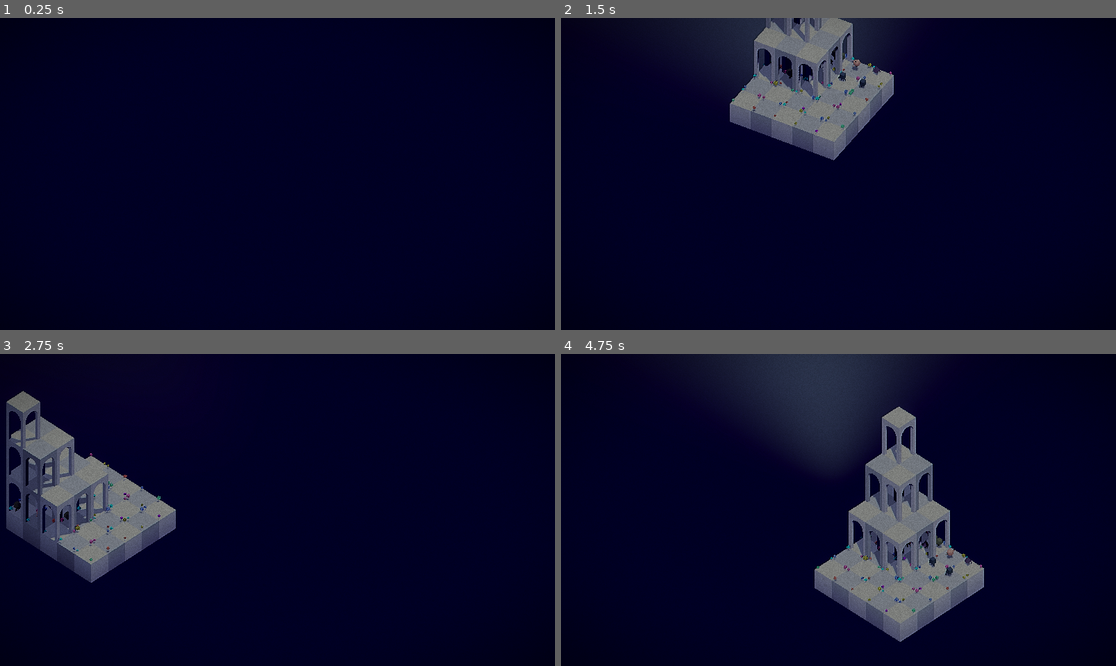
Above: before the commit, frames 1-4 (two rows, left to right).
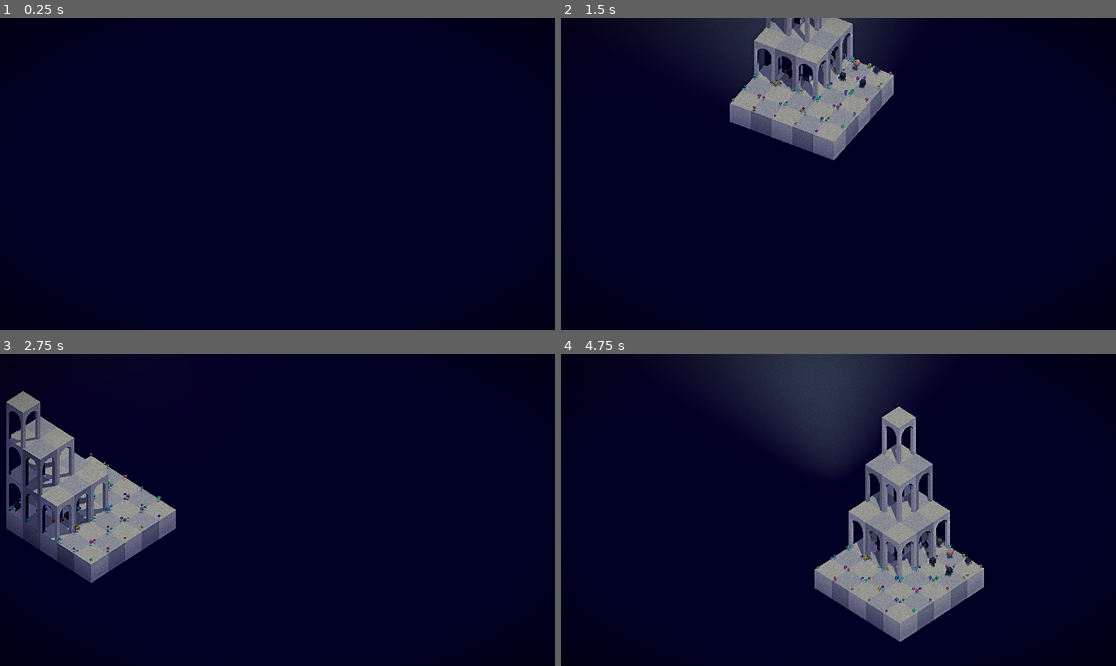
Above: after the commit, the same moments.

Repository: hugomgris/Zappy
Game: Godot game, scene res://scenes/main.tscn
Two runs of this game, one before a commit and one after it. Both use one fixed random seed, a clock stepped at 60 frames per second and the inputs below.
Inputs (mouse positions are in pixels of both pictures, inside the frame that each line leads up to):
- Up to frame 1 (0.25 s): no input
- Up to frame 2 (1.5 s): tap Enter at 0.5 s; move the mouse to (960, 158) at 0.52 s; hold Right (ui_right) 0.53-1.28 s; hold Q 0.53-1.28 s; click (960, 158) at 0.67 s; move the mouse to (727, 189) at 1.27 s; hold Down (ui_down) from 1.28 s (still down); tap E at 1.35 s
- Up to frame 3 (2.75 s): move the mouse to (333, 441) at 2.02 s; release Down (ui_down) at 2.03 s; hold Right (ui_right) from 2.03 s (still down); hold Q from 2.03 s (still down)
- Up to frame 4 (4.75 s): move the mouse to (810, 572) at 2.77 s; release Right (ui_right) at 2.78 s; release Q at 2.78 s; hold Up (ui_up) 2.78-3.53 s; tap E at 2.85, 4.35 s; click (810, 572) at 2.92 s; move the mouse to (1005, 556) at 3.52 s; hold Q 3.53-4.28 s; hold Left (ui_left) from 3.53 s (still down); move the mouse to (672, 463) at 4.27 s

The runs differ from the first frame. In frame 2, 1.3% of the frame differs, in the area x 30-60%, y 0-45%; in frame 3, 1.2%; in frame 4, 2.0%, in the area x 45-77%, y 16-92%.

Commit message:
pre develop 4

Diff:
--- a/zappy_godot/scenes/main.tscn
+++ b/zappy_godot/scenes/main.tscn
@@ -172,12 +172,12 @@
 
 [sub_resource type="ShaderMaterial" id="ShaderMaterial_choun"]
 shader = ExtResource("8_85g3d")
-shader_parameter/aberration = 0.7430000352925
-shader_parameter/strength = 0.062000002945
+shader_parameter/aberration = 1.06400005054
+shader_parameter/strength = 0.0770000036575
 shader_parameter/ink_color_1 = Color(0.2, 0.8, 0.7, 1)
 shader_parameter/ink_color_2 = Color(0.6, 0.3, 0.8, 1)
 shader_parameter/ink_color_3 = Color(0.4, 0.9, 0.5, 1)
-shader_parameter/ink_mix_mode = 0.499999988824
+shader_parameter/ink_mix_mode = 0.3999999910592
 shader_parameter/paper_grain_intensity = 0.31999999284736
 shader_parameter/paper_grain_scale = 50.0
 shader_parameter/paper_color = Color(0.9706488, 0.96044666, 0.91437066, 1)
